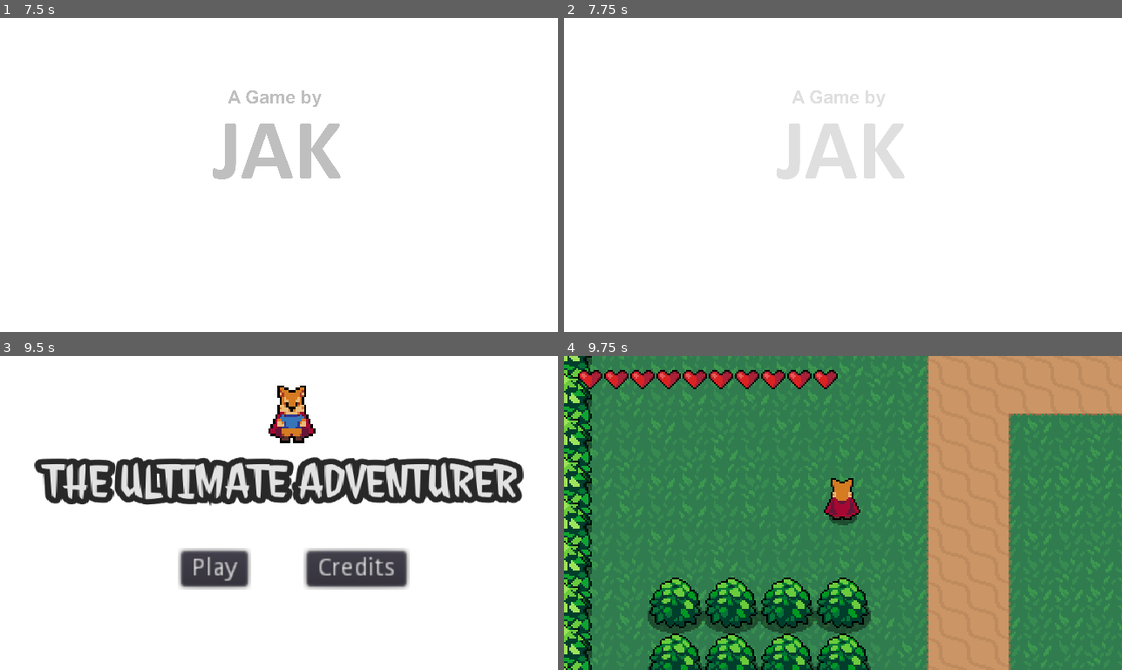
Above: before the commit, frames 1-4 (two rows, left to right).
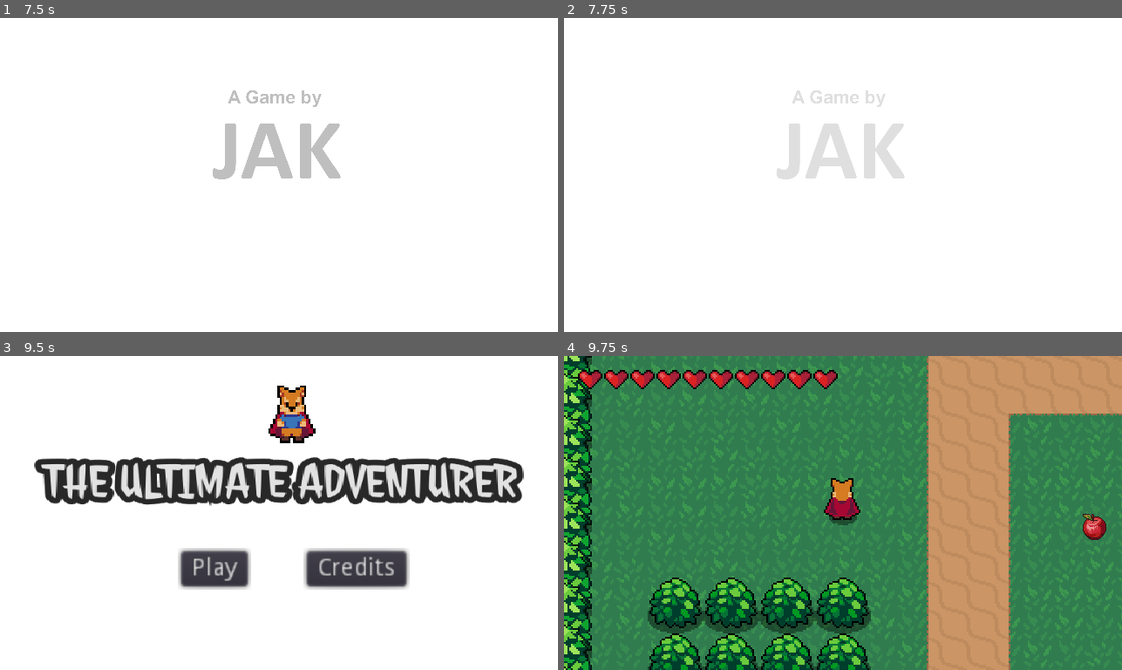
Above: after the commit, the same moments.

Repository: Jonak-Adipta-Kalita/JAK-Ultimate-Adventure-Game
Game: Godot game, scene res://OtherScreens/Intro.tscn
Two runs of this game, one before a commit and one after it. Both use one fixed random seed, a clock stepped at 60 frames per second and the inputs below. Sound files missing from this copy of the repository are replaced by a short silence.
Inputs:
- Up to frame 1 (7.5 s): tap Enter at 0.5, 4.25, 5.75 s; hold Right (ui_right) 0.53-1.28 s; tap J (attack) every 1.5 s from 0.6 to 6.6 s; hold Down (ui_down) 1.28-2.03 s; tap K (roll) every 1.5 s from 1.35 to 7.35 s; hold Right (ui_right) 2.03-2.78 s; hold Up (ui_up) 2.78-3.53 s; tap Space at 3.5, 5 s; hold Left (ui_left) 3.53-5.03 s; hold Down (ui_down) 5.03-5.78 s; hold Right (ui_right) 5.78-6.53 s; hold Up (ui_up) 6.53-7.28 s; hold Right (ui_right) from 7.28 s (still down)
- Up to frame 2 (7.75 s): keep holding Right (ui_right)
- Up to frame 3 (9.5 s): release Right (ui_right) at 8.03 s; hold Down (ui_down) 8.03-8.78 s; tap J (attack) at 8.1 s; tap Space at 8.75 s; hold Left (ui_left) from 8.78 s (still down); tap K (roll) at 8.85 s
- Up to frame 4 (9.75 s): release Left (ui_left) at 9.5 s; click "Play" at 9.5 s

Frames 1-3 are identical in both runs. In frame 4, 0.3% of the frame differs, in the area x 92-98%, y 50-59%.

Commit message:
making the consumable items

Diff:
--- /dev/null
+++ b/Consumable/Apple.tscn
@@ -0,0 +1,21 @@
+[gd_scene load_steps=4 format=2]
+
+[ext_resource path="res://Consumable/Consumable.tscn" type="PackedScene" id=1]
+[ext_resource path="res://Music and Sounds/Eating.wav" type="AudioStream" id=2]
+
+[sub_resource type="CircleShape2D" id=1]
+radius = 13.5
+
+[node name="Apple" instance=ExtResource( 1 )]
+heal_points = 3
+
+[node name="Sprite" parent="." index="0"]
+scale = Vector2( 0.5, 0.5 )
+
+[node name="CollisionShape2D" parent="." index="1"]
+position = Vector2( 0.25, 0.7 )
+scale = Vector2( 0.5, 0.5 )
+shape = SubResource( 1 )
+
+[node name="AudioStreamPlayer2D" parent="." index="2"]
+stream = ExtResource( 2 )
--- /dev/null
+++ b/Consumable/Consumable.gd
@@ -0,0 +1,16 @@
+extends Area2D
+
+export(int) var heal_points = 0
+
+onready var audioStreamPlayer = $AudioStreamPlayer2D
+
+func _on_Consumable_body_entered(_body):
+	if not PlayerStats.health == PlayerStats.max_health:
+		PlayerStats.health += heal_points
+		if !audioStreamPlayer.is_playing():
+			audioStreamPlayer.play()
+			print("playing")
+		print("played")
+
+func _on_AudioStreamPlayer2D_finished():
+	queue_free()
--- /dev/null
+++ b/Consumable/Consumable.tscn
@@ -0,0 +1,19 @@
+[gd_scene load_steps=3 format=2]
+
+[ext_resource path="res://Consumable/Apple.png" type="Texture" id=1]
+[ext_resource path="res://Consumable/Consumable.gd" type="Script" id=2]
+
+[node name="Consumable" type="Area2D"]
+collision_layer = 2
+collision_mask = 128
+script = ExtResource( 2 )
+
+[node name="Sprite" type="Sprite" parent="."]
+texture = ExtResource( 1 )
+
+[node name="CollisionShape2D" type="CollisionShape2D" parent="."]
+
+[node name="AudioStreamPlayer2D" type="AudioStreamPlayer2D" parent="."]
+
+[connection signal="body_entered" from="." to="." method="_on_Consumable_body_entered"]
+[connection signal="finished" from="AudioStreamPlayer2D" to="." method="_on_AudioStreamPlayer2D_finished"]
--- a/Enemies/Bat.tscn
+++ b/Enemies/Bat.tscn
@@ -62,6 +62,7 @@
 [node name="AnimatedSprite" type="AnimatedSprite" parent="."]
 frames = SubResource( 6 )
 animation = "AnimationFly"
+frame = 1
 playing = true
 offset = Vector2( 0, -12 )
 
--- a/MainScreens/GreenHaven.tscn
+++ b/MainScreens/GreenHaven.tscn
@@ -10,6 +10,7 @@
 [ext_resource path="res://World/Grass.tscn" type="PackedScene" id=8]
 [ext_resource path="res://World/Bush.tscn" type="PackedScene" id=9]
 [ext_resource path="res://Enemies/Bat.tscn" type="PackedScene" id=10]
+[ext_resource path="res://Consumable/Apple.tscn" type="PackedScene" id=11]
 
 [node name="GreenHaven" type="Node2D"]
 
@@ -44,6 +45,11 @@
 [node name="Bat4" parent="YSort/Bats" instance=ExtResource( 10 )]
 position = Vector2( 504, 176 )
 
+[node name="Consumable" type="YSort" parent="YSort"]
+
+[node name="Apple" parent="YSort/Consumable" instance=ExtResource( 11 )]
+position = Vector2( 304, 96 )
+
 [node name="Grasses" type="YSort" parent="YSort"]
 
 [node name="Grass" parent="YSort/Grasses" instance=ExtResource( 8 )]
--- a/Player/Player.tscn
+++ b/Player/Player.tscn
@@ -771,7 +771,7 @@
 height = 14.0
 
 [node name="Player" type="KinematicBody2D"]
-collision_layer = 2
+collision_layer = 130
 script = ExtResource( 1 )
 
 [node name="Shadow" type="Sprite" parent="."]
--- a/project.godot
+++ b/project.godot
@@ -119,6 +119,7 @@
 2d_physics/layer_5="Enemy"
 2d_physics/layer_6="SoftCollision"
 2d_physics/layer_7="Flying"
+2d_physics/layer_8="Consumable"
 
 [mono]
 
Binary file added: Consumable/Apple.png
Not shown, added: Consumable/Apple.png.import
Not shown: 1 places in MainScreens/GreenHaven.tscn that only renumber resources
Not shown, added: Music and Sounds/Eating.wav.import
Not shown, added: Music and Sounds/Eating.wav
